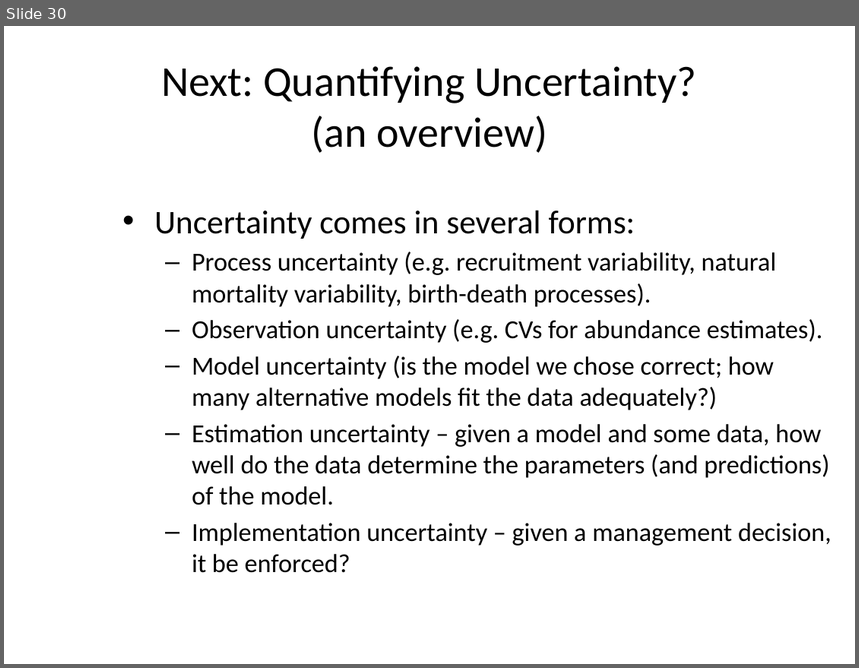
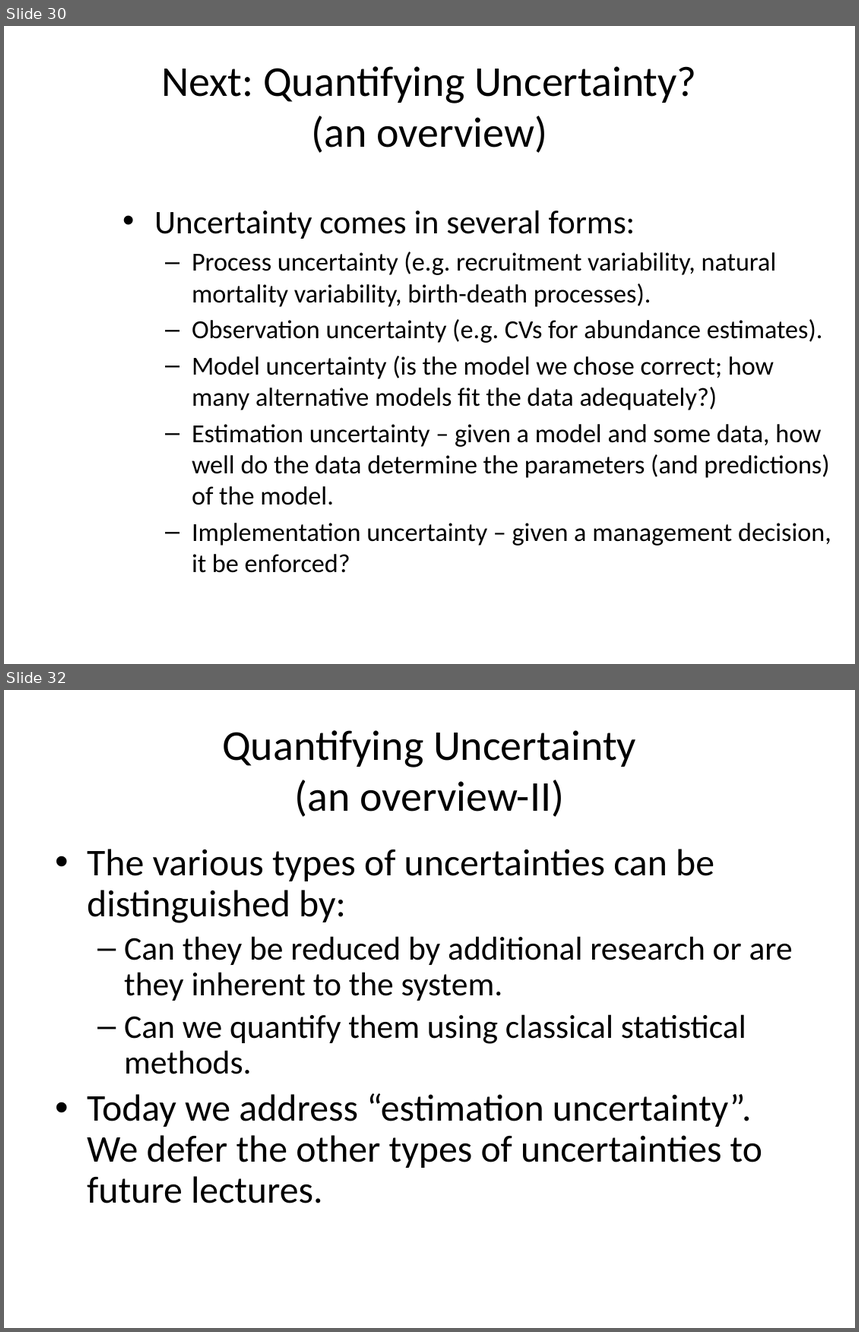
Before and after one commit to rwildermuth/FayLabExamples, a slide deck: Estimation.pptx. Shown one above the other, each under a label of ours: slide 30 before the commit, slides 30 and 32 after it; the slides between them are not shown. The pictures are 859x668 and 859x1332 pixels, drawn with LibreOffice and Linux fonts; fonts in the diff are those of the drawing. Boxes give left, top, right and bottom in pixels: in the first picture for what was removed or moved away, otherwise in the second. Text is boxed around its words. In the diff, an @@ line names an element or a change of style, - is before the commit and + after.

```diff
--- a/Estimation.pptx
+++ b/Estimation.pptx
@@ slide 32 added at (x1=4, y1=690, x2=855, y2=1328), background #FFFFFF @@
@@ title added at (x1=222, y1=730, x2=636, y2=817), 36 pt, text #000000 @@
+Quantifying Uncertainty
+(an overview-II)
@@ text added at (x1=87, y1=849, x2=793, y2=1204), 32 pt, text #000000 @@
+• The various types of uncertainties can be distinguished by:
+  – Can they be reduced by additional research or are they inherent to the system.
+  – Can we quantify them using classical statistical methods.
+• Today we address “estimation uncertainty”. We defer the other types of uncertainties to future lectures.
```
Also in this commit, not shown: 10 other slides added, 1 other file.
